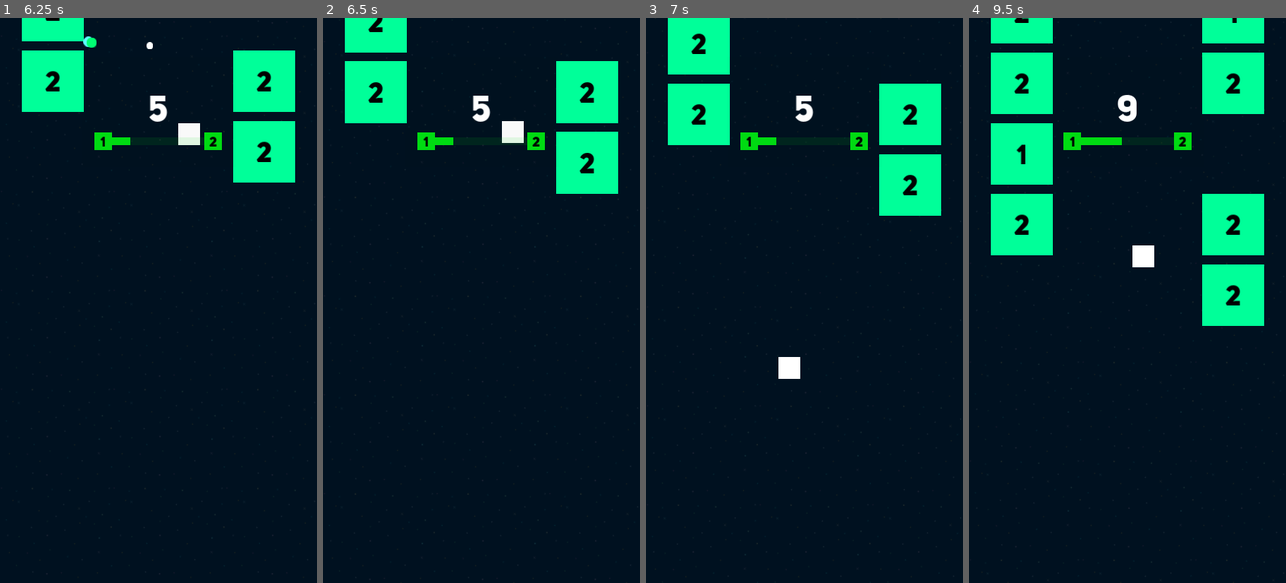
Above: before the commit, frames 1-4 (left to right).
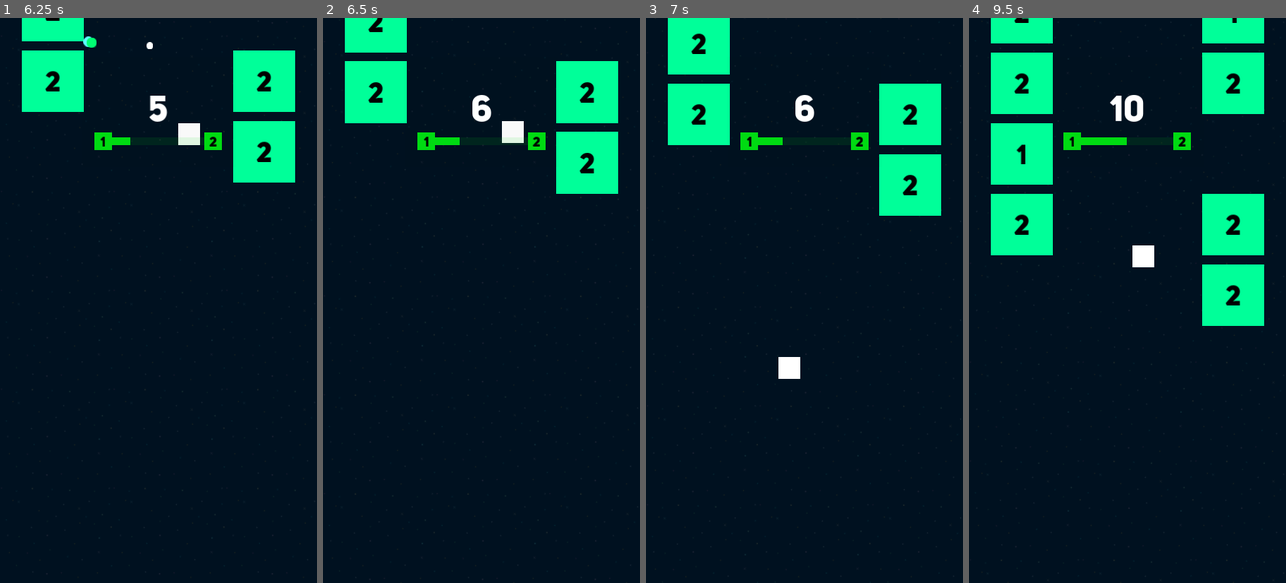
Above: after the commit, the same moments.

Repository: Ragehive/rogue-blocks
Game: Godot game, scene res://Scenes/splashscreen/SplashScreen.tscn
The game is run twice, just before and just after one commit, with the same random seed, the same clock (stepped at 60 frames per second) and the same inputs. Sound files missing from this copy of the repository are replaced by a short silence.
Inputs (mouse positions are in pixels of both pictures, inside the frame that each line leads up to):
- Up to frame 1 (6.25 s): move the mouse to (142, 413) at 0.52 s; press the mouse at (142, 413) at 0.53 s; tap Enter at 1.25 s; move the mouse to (253, 385) at 1.27 s; release the mouse at (253, 385) at 1.28 s; click (253, 385) at 1.35 s; tap Space at 2 s; move the mouse to (63, 215) at 2.02 s; press the mouse at (63, 215) at 2.03 s; move the mouse to (174, 300) at 2.77 s; release the mouse at (174, 300) at 2.78 s; click (174, 300) at 2.85 s; move the mouse to (110, 159) at 3.52 s; press the mouse at (110, 159) at 3.53 s; move the mouse to (228, 272) at 4.27 s; release the mouse at (228, 272) at 4.28 s; click (228, 272) at 4.35 s; move the mouse to (95, 328) at 5.02 s; press the mouse at (95, 328) at 5.03 s; move the mouse to (190, 176) at 5.77 s; release the mouse at (190, 176) at 5.78 s; click (190, 176) at 5.85 s
- Up to frame 2 (6.5 s): no input
- Up to frame 3 (7 s): move the mouse to (788, 413) at 6.52 s; press the mouse at (788, 413) at 6.53 s
- Up to frame 4 (9.5 s): move the mouse to (1222, 385) at 7.27 s; release the mouse at (1222, 385) at 7.28 s; click (1222, 385) at 7.35 s; move the mouse to (1032, 215) at 8.02 s; press the mouse at (1032, 215) at 8.03 s; move the mouse to (1143, 300) at 8.77 s; release the mouse at (1143, 300) at 8.78 s; click (1143, 300) at 8.85 s

Frame 1 is identical in both runs. In frame 2, 0.2% of the frame differs, in the area x 31-71%, y 13-24%; in frame 3, 0.2%; in frame 4, 0.4%.

Commit message:
addeed death sfx

Diff:
--- a/Scenes/block/Block.gd
+++ b/Scenes/block/Block.gd
@@ -64,7 +64,13 @@
 	add_trauma(0.8)
 	$Sfx/DamageSfx.play()
 	if health <= 0:
-		queue_free()
+		$Sfx/Deathsfx.play()
+		$CollisionShape2D.disabled = true
+		hide()
 		Global.score += max_health
 #	add_label_particle(damage)
 	pass
+
+
+func _on_Deathsfx_finished():
+	queue_free()
--- a/Scenes/block/Block.tscn
+++ b/Scenes/block/Block.tscn
@@ -1,8 +1,9 @@
-[gd_scene load_steps=6 format=2]
+[gd_scene load_steps=7 format=2]
 
 [ext_resource path="res://Scenes/block/Block.gd" type="Script" id=1]
 [ext_resource path="res://Assets/Fonts/Uni Sans Heavy.otf" type="DynamicFontData" id=2]
 [ext_resource path="res://Assets/sfx/Block_damage_sfx.wav" type="AudioStream" id=3]
+[ext_resource path="res://Assets/sfx/Block death sfx.wav" type="AudioStream" id=4]
 
 [sub_resource type="DynamicFont" id=2]
 size = 64
@@ -57,8 +58,10 @@
 pitch_scale = 2.14
 mix_target = 2
 
-[node name="DamageSfx2" type="AudioStreamPlayer" parent="Sfx"]
-stream = ExtResource( 3 )
+[node name="Deathsfx" type="AudioStreamPlayer" parent="Sfx"]
+stream = ExtResource( 4 )
 volume_db = -10.0
 pitch_scale = 2.14
 mix_target = 2
+
+[connection signal="finished" from="Sfx/Deathsfx" to="." method="_on_Deathsfx_finished"]
Not shown, added: Assets/sfx/Block death sfx.wav.import
Not shown, added: Assets/sfx/Block death sfx.wav
